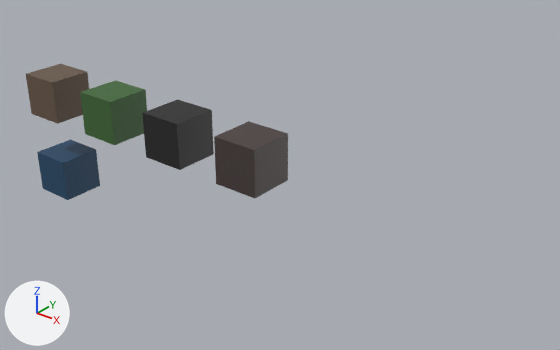
What one commit did to the Blender file test/assets/cells.blend.
Camera for both pictures: a 50 mm lens placed at (30.0, -20.7, 12.6), pointed at (12.2, 1.5, -1.2). Arrows for +X, +Y and +Z are at lower left; the lights stay in place. The older version comes first.

The first picture shows 'meshEARTH', 'meshMETAL', 'meshROCK', 'meshWATER', 'meshWOOD'.
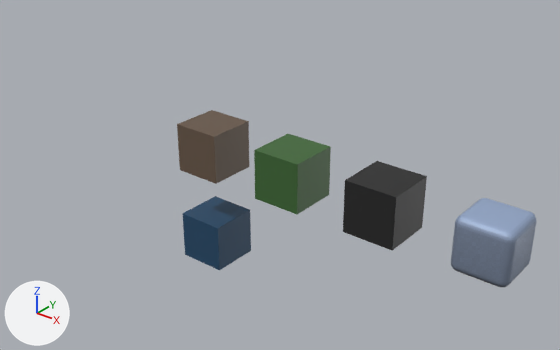
Not drawn themselves, but carrying or shaping drawn objects: ob_earth, ob_wood, ob_rock, ob_metal, ob_water.

The change, as a list of edits to the scene's bpy script:
```text
Change mat_material_002:
    where n0 = _N.new('ShaderNodeBsdfPrincipled'); n0.name = 'Principled BSDF'
    remove n0.inputs[0].default_value = (0.063, 0.046, 0.0442, 1.0)  # 'Base Color', dark grey #473d3b
    add n0.inputs[1].default_value = 0.186  # 'Metallic'
    add n2 = _N.new('ShaderNodeAmbientOcclusion'); n2.name = 'Ambient Occlusion'
    add n2.inputs[0].default_value = (0.43, 0.617, 1.0, 1.0)  # 'Color', blue #afceff
    add n2.inputs[1].default_value = 3.07  # 'Distance'
    add n3 = _N.new('ShaderNodeNormal'); n3.name = 'Normal'
    add n4 = _N.new('ShaderNodeBrightContrast'); n4.name = 'Brightness/Contrast'
    add n4.inputs[1].default_value = -0.14  # 'Brightness'
    add n4.inputs[2].default_value = -0.47  # 'Contrast'
    add _L.new(n3.outputs[0], n2.inputs[2])  # 'Normal' to 'Normal'
    add _L.new(n4.outputs[0], n0.inputs[0])  # 'Color' to 'Base Color'
    add _L.new(n2.outputs[0], n4.inputs[0])  # 'Color' to 'Color'
Change me_meshmetal:
    where me_meshmetal.from_pydata(...)  # 8 vertices, 6 faces; spans x -1.0..1.0, y -1.0..1.0, z -1.0..1.0
    used by ob_meshmetal; parent = ob_metal; location = (4.0, 0.0, 0.0)
    me_meshmetal part 1: all faces are now shaded smooth (6 of 6 changed)
Change ob_earth:
    ob_earth.location: (0.0, 0.0, 0.0) -> (10.0, 0.0, 0.0)
Change ob_wood:
    ob_wood.location: (4.0, 0.0, 0.0) -> (14.0, 0.0, 0.0)
Change ob_rock:
    ob_rock.location: (8.0, 0.0, 0.0) -> (18.0, 0.0, 0.0)
Change ob_metal:
    ob_metal.location: (12.0, 0.0, 0.0) -> (22.0, 0.0, 0.0)
Change ob_meshmetal:
    add _m = ob_meshmetal.modifiers.new('Bevel', 'BEVEL')
    add _m.width = 0.3
    add _m.width_pct = 0.3
    add _m.segments = 5
Change ob_water:
    ob_water.location: (0.0, 0.0, -4.0) -> (10.0, 0.0, -4.0)
```

What differs and where, as boxes [x1, y1, x2, y2] in the pictures (560 x 350 px):
'meshMETAL', recoloured, shading changed, moved, modifiers changed
    before: [214, 121, 288, 198]
    after: [451, 198, 536, 287]
'meshROCK', moved
    before: [142, 99, 214, 170]
    after: [343, 161, 427, 251]
'meshWOOD', moved
    before: [80, 80, 147, 145]
    after: [254, 134, 331, 214]
'meshEARTH', moved
    before: [26, 64, 89, 124]
    after: [177, 110, 249, 184]
'meshWATER', moved
    before: [37, 139, 100, 200]
    after: [183, 196, 251, 270]
